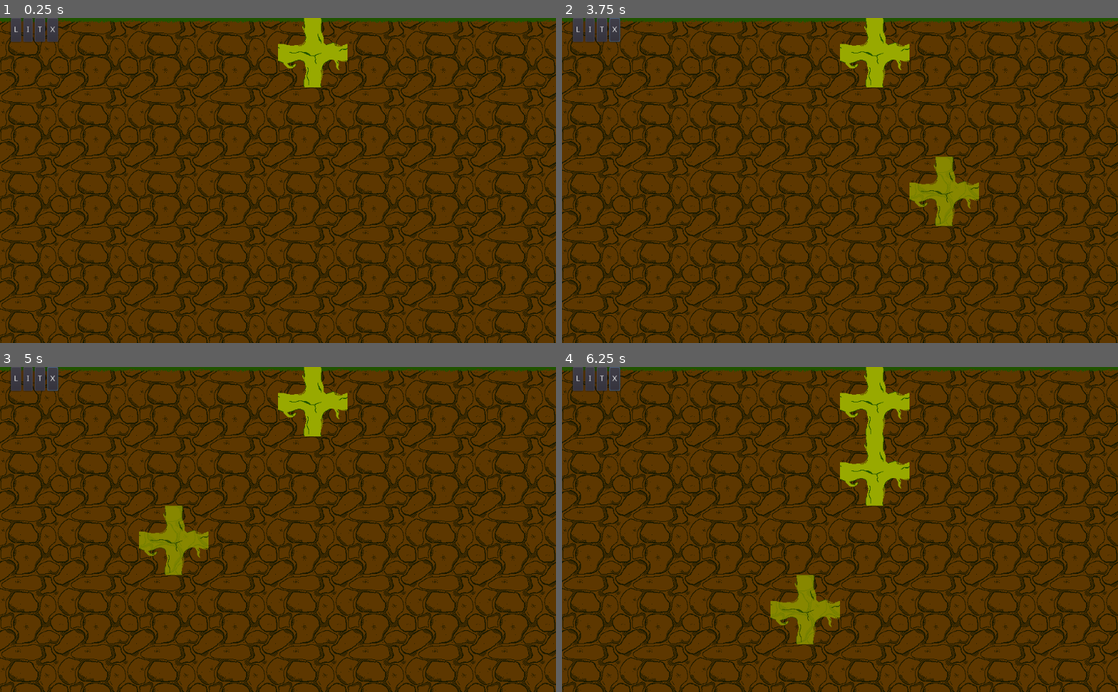
Above: before the commit, frames 1-4 (two rows, left to right).
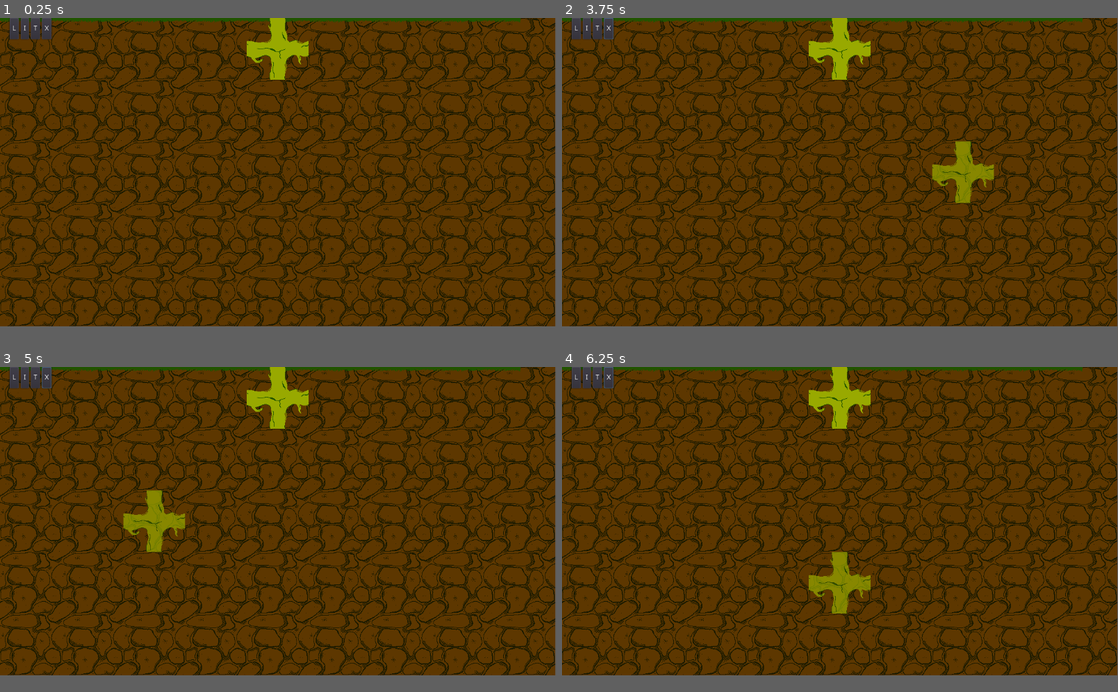
Above: after the commit, the same moments.

Repository: JuhoHeiskanen/fgj2023
Game: Godot game, scene res://RootBuilderScene.tscn
Two runs of this game, one before a commit and one after it. Both use one fixed random seed, a clock stepped at 60 frames per second and the inputs below. This scene is started directly instead of the project's main scene.
Inputs (mouse positions are in pixels of both pictures, inside the frame that each line leads up to):
- Up to frame 1 (0.25 s): no input
- Up to frame 2 (3.75 s): click "L" at 0.5 s; click "I" at 1.25 s; click "T" at 2 s; click "X" at 2.75 s; move the mouse to (962, 164) at 3.52 s; press the mouse at (962, 164) at 3.53 s; hold D (strafe_right) from 3.53 s (still down)
- Up to frame 3 (5 s): move the mouse to (166, 545) at 4.27 s; release D (strafe_right) at 4.28 s; release the mouse at (166, 545) at 4.28 s; hold S (move_back) from 4.28 s (still down); right-click (166, 545) at 4.35 s; click (166, 545) at 4.42 s
- Up to frame 4 (6.25 s): move the mouse to (895, 458) at 5.02 s; release S (move_back) at 5.03 s; hold D (strafe_right) 5.03-5.78 s; hold Ctrl (crouch) 5.03-5.78 s; click (895, 458) at 5.17 s; move the mouse to (812, 594) at 5.77 s; hold W (move_forward) from 5.78 s (still down); tap Shift (sprint) at 5.85 s; click (812, 594) at 5.92 s
The window is 800x468 before the commit and 799x444 after it. Grey fills any space a smaller window leaves; there, only what the larger window draws over its background counts as a difference.

The runs differ from the first frame. In frame 1, 37% of the frame differs, in the area x 0-100%, y 0-100%; in frame 2, 38%; in frame 3, 37%; in frame 4, 39%.

Commit message:
Fix ui scaling :DDDDD

Diff:
--- a/MouseInputController.gd
+++ b/MouseInputController.gd
@@ -11,13 +11,24 @@
 var TILE_TEXTURE_T = load("res://Resources/3way_tile.png")
 var TILE_TEXTURE_X = load("res://Resources/4way_tile.png")
 
-onready var tilemap = $CanvasLayer/Control/LevelContainer/TileMap
-onready var preview = $CanvasLayer/Control/LevelContainer/TilePreview
+onready var level_container = $LevelContainer
+onready var tilemap = $LevelContainer/TileMap
+onready var preview = $LevelContainer/TilePreview
+
+onready var referenceWidth = get_viewport_rect().size[0]
+onready var referenceHeight = get_viewport_rect().size[1]
+
+func on_resize():
+	var viewport_size = get_viewport_rect().size
+	var scaleX = viewport_size[0] / referenceWidth
+	var scaleY = viewport_size[1] / referenceHeight
+	level_container.scale.x = scaleX
+	level_container.scale.y = scaleY
 
 # Called when the node enters the scene tree for the first time.
 func _ready():
 	_on_ButtonI_pressed() # This resets the preview/tile type to the default I-tile
-	pass # Replace with function body.
+	get_tree().get_root().connect("size_changed", self, "on_resize")
 
 
 func _input(event: InputEvent):
@@ -38,7 +49,7 @@
 	if local_pos.y <= 0:
 		return
 
-	var sprite: Sprite = $CanvasLayer/Control/LevelContainer/TilePreview
+	var sprite: Sprite = $LevelContainer/TilePreview
 	var tile_pos = Vector2(
 		int((local_pos.x / tilemap.cell_size.x)) * tilemap.cell_size.x * tilemap.scale.x + sprite.texture.get_width() / 2,
 		int((local_pos.y / tilemap.cell_size.y)) * tilemap.cell_size.y * tilemap.scale.y + sprite.texture.get_height() / 2
@@ -52,7 +63,7 @@
 			rotate_tile()
 
 func handle_mouse_scroll(event: InputEventMouseButton):
-	var container = $CanvasLayer/Control/LevelContainer
+	var container = $LevelContainer
 	if event.pressed && event.button_index == BUTTON_WHEEL_DOWN:
 		container.position.y -= 16;
 	if event.pressed && event.button_index == BUTTON_WHEEL_UP:
--- a/RootBuilderScene.tscn
+++ b/RootBuilderScene.tscn
@@ -31,6 +31,49 @@
 [node name="RootBuilderScene" type="Node2D"]
 script = ExtResource( 2 )
 
+[node name="LevelContainer" type="Node2D" parent="."]
+
+[node name="BackgroundSprite" type="Sprite" parent="LevelContainer"]
+position = Vector2( 576, 1000 )
+texture = ExtResource( 4 )
+region_enabled = true
+region_rect = Rect2( 0, 0, 1152, 2000 )
+
+[node name="Grass" type="Sprite" parent="LevelContainer"]
+texture = ExtResource( 9 )
+offset = Vector2( 540, -40 )
+region_enabled = true
+region_rect = Rect2( 0, 0, 1080, 128 )
+
+[node name="TileMap" type="TileMap" parent="LevelContainer"]
+tile_set = ExtResource( 1 )
+cell_size = Vector2( 128, 128 )
+cell_quadrant_size = 128
+cell_y_sort = true
+centered_textures = true
+format = 1
+tile_data = PoolIntArray( 4, 12, 0 )
+script = ExtResource( 3 )
+
+[node name="Birb" type="AnimatedSprite" parent="LevelContainer"]
+position = Vector2( -323, -150 )
+frames = SubResource( 3 )
+playing = true
+offset = Vector2( 464, 19 )
+flip_h = true
+
+[node name="Birb2" type="AnimatedSprite" parent="LevelContainer"]
+position = Vector2( 427, -151 )
+frames = SubResource( 3 )
+playing = true
+offset = Vector2( 464, 19 )
+
+[node name="TilePreview" type="Sprite" parent="LevelContainer"]
+modulate = Color( 1, 1, 1, 0.7 )
+position = Vector2( -191, 94 )
+texture = ExtResource( 8 )
+script = ExtResource( 7 )
+
 [node name="HBoxContainer" type="HBoxContainer" parent="."]
 margin_right = 128.0
 margin_bottom = 44.0
@@ -60,59 +103,6 @@
 margin_bottom = 44.0
 text = "X"
 
-[node name="CanvasLayer" type="CanvasLayer" parent="."]
-layer = -1
-follow_viewport_enable = true
-
-[node name="Control" type="Control" parent="CanvasLayer"]
-margin_right = 1022.0
-margin_bottom = 599.0
-
-[node name="LevelContainer" type="Node2D" parent="CanvasLayer/Control"]
-
-[node name="BackgroundSprite" type="Sprite" parent="CanvasLayer/Control/LevelContainer"]
-position = Vector2( 540, 1000 )
-texture = ExtResource( 4 )
-region_enabled = true
-region_rect = Rect2( 0, 0, 1080, 2000 )
-
-[node name="Grass" type="Sprite" parent="CanvasLayer/Control/LevelContainer"]
-texture = ExtResource( 9 )
-offset = Vector2( 540, -40 )
-region_enabled = true
-region_rect = Rect2( 0, 0, 1080, 128 )
-
-[node name="TileMap" type="TileMap" parent="CanvasLayer/Control/LevelContainer"]
-tile_set = ExtResource( 1 )
-cell_size = Vector2( 128, 128 )
-cell_quadrant_size = 128
-cell_y_sort = true
-centered_textures = true
-format = 1
-tile_data = PoolIntArray( 4, 12, 0 )
-script = ExtResource( 3 )
-
-[node name="Birb" type="AnimatedSprite" parent="CanvasLayer/Control/LevelContainer"]
-position = Vector2( -323, -150 )
-frames = SubResource( 3 )
-frame = 1
-playing = true
-offset = Vector2( 464, 19 )
-flip_h = true
-
-[node name="Birb2" type="AnimatedSprite" parent="CanvasLayer/Control/LevelContainer"]
-position = Vector2( 427, -151 )
-frames = SubResource( 3 )
-frame = 1
-playing = true
-offset = Vector2( 464, 19 )
-
-[node name="TilePreview" type="Sprite" parent="CanvasLayer/Control/LevelContainer"]
-modulate = Color( 1, 1, 1, 0.7 )
-position = Vector2( -191, 94 )
-texture = ExtResource( 8 )
-script = ExtResource( 7 )
-
 [connection signal="pressed" from="HBoxContainer/ButtonL" to="." method="_on_ButtonL_pressed"]
 [connection signal="pressed" from="HBoxContainer/ButtonI" to="." method="_on_ButtonI_pressed"]
 [connection signal="pressed" from="HBoxContainer/ButtonT" to="." method="_on_ButtonT_pressed"]
--- a/project.godot
+++ b/project.godot
@@ -18,6 +18,11 @@
 
 Resources="*res://Scripts/Resources.gd"
 Globals="*res://Scripts/Globals.gd"
+
+[display]
+
+window/size/width=1152
+window/size/height=640
 
 [gui]
 
